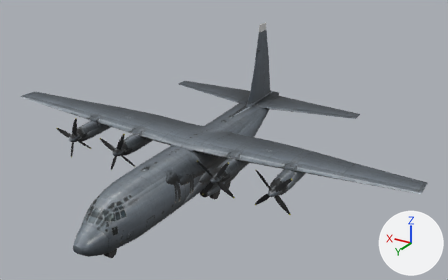
The glTF model godot/assets/units3d/c130/c130.glb: old version first, new version second.
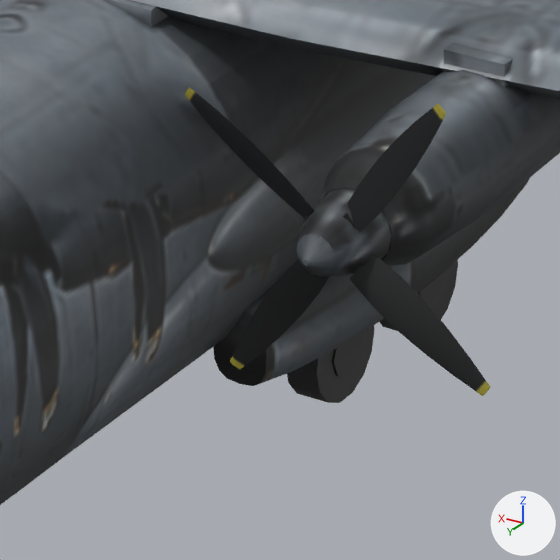
There are two pictures of each version: one whole from a camera (50 mm lens) standing at (-27.31, 40.75, 26.1) and looking at (-2.38, -0.79, 5.33), one close up on the part from 39% to 54% of the width and 53% to 78% of the height. Arrows for +X, +Y and +Z are at lower right; the lights stay in place. The first two pictures are the older version. Vertices at exactly the same position are counted once.

The first close-up shows 'Body', 'Prop1'.
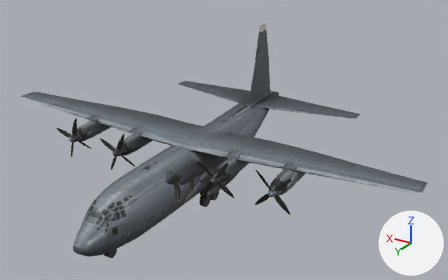
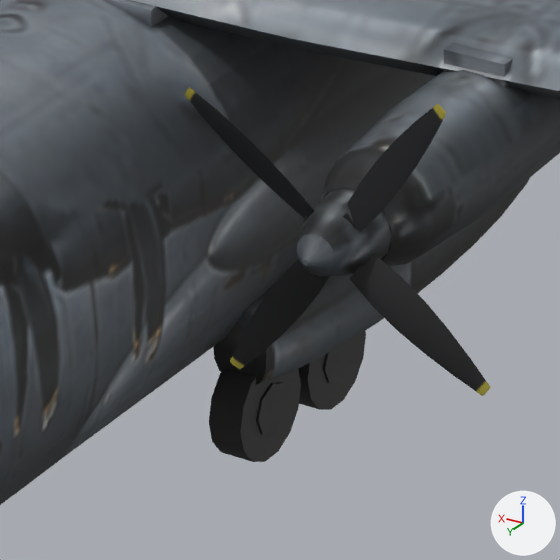
Location of each change, (x1, y1, x2, y2) in pixels of the close-ups (560 x 560 px; the box of a moved part takes in the faces that stretch with it):
part 1 of me_body, moved or reshaped: before (287, 325, 375, 403); after (209, 368, 301, 462)
part 2 of me_body, moved or reshaped: before (331, 334, 363, 376); after (256, 382, 288, 435)
part 3 of me_body, moved or reshaped: before (379, 260, 458, 331); after (298, 331, 366, 410)
part 4 of me_body, moved or reshaped: before (418, 271, 447, 309); after (323, 339, 354, 383)

Diff of the bpy script that builds the scene:
```diff
--- a/godot/assets/units3d/c130/c130.glb.py
+++ b/godot/assets/units3d/c130/c130.glb.py
@@ me_body @@
 me_body.from_pydata(...)  # 3296 vertices, 6440 faces; spans x -19.5..19.5, y -14.6..14.8, z 0.0..12.8
 # used by ob_body; location = (0.0, 0.0, 0.0)
+# me_body part 1: the loose piece of 28 vertices spanning x -2.2..-1.8, y -0.5..0.7, z 0.0..1.2 is moved by (0.0, 1.5, 0.0)
+# me_body part 2: the loose piece of 16 vertices spanning x -2.2..-1.7, y -0.2..0.4, z 0.3..0.9 is moved by (0.0, 1.5, 0.0)
+# me_body part 3: the loose piece of 28 vertices spanning x -2.2..-1.8, y -2.3..-1.1, z 0.0..1.2 is moved by (0.0, 2.0, 0.0)
+# me_body part 4: the loose piece of 16 vertices spanning x -2.2..-1.7, y -2.0..-1.4, z 0.3..0.9 is moved by (0.0, 2.0, 0.0)
 me_body.materials.append(mat_sa_c130)
```
